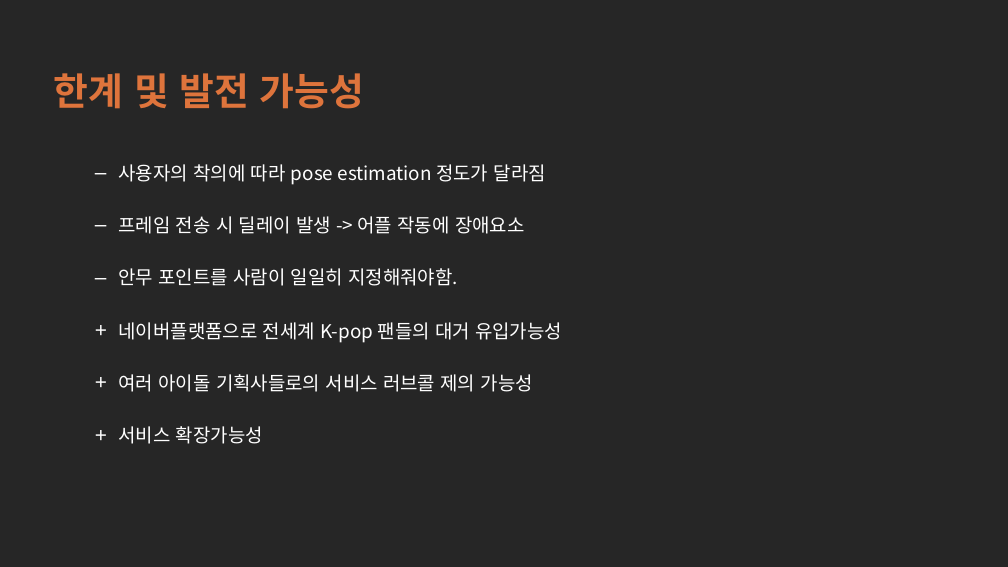
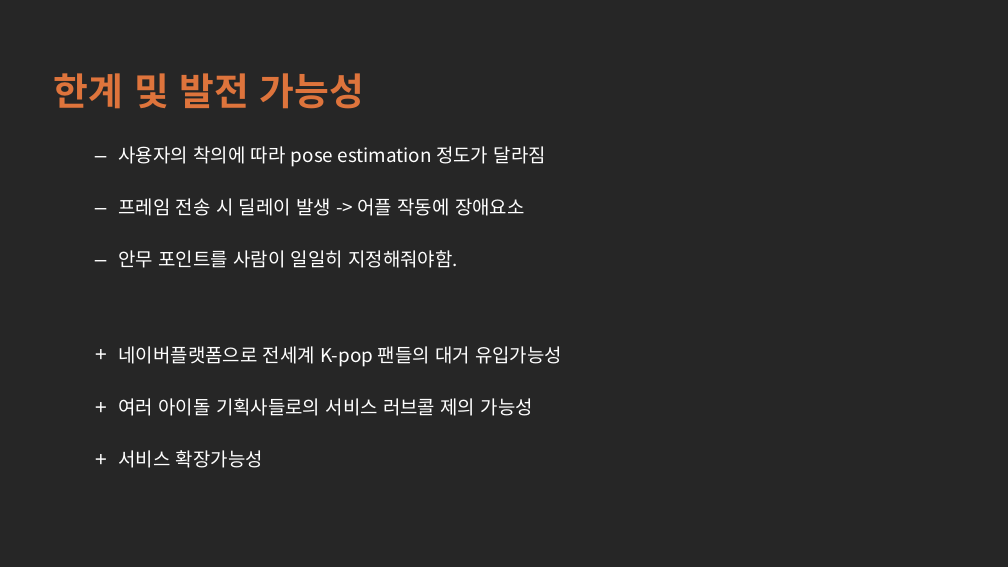
Before and after one commit to jionchu/DancingStar, a slide deck: slide 7 of docs/dancing star.pptx. Drawn at 1008x567 pixels with LibreOffice and Linux fonts; fonts in the diff are those of the drawing. Boxes give left, top, right and bottom in pixels: in the first picture for what was removed or moved away, otherwise in the second. Text is boxed around its words. In the diff, an @@ line names an element or a change of style, - is before the commit and + after.

```diff
--- a/docs/dancing star.pptx
+++ b/docs/dancing star.pptx
@@ text "사용자의 착의에 따라 pose estimation ...": place and size @@
-text "사용자의 착의에 따라 pose estimation ..." at <box>119,164,546,286</box>
+text "사용자의 착의에 따라 pose estimation ..." at <box>119,146,546,268</box>
@@ text "네이버플랫폼으로 전세계 K-pop 팬들의 대거 ...": place and size @@
-text "네이버플랫폼으로 전세계 K-pop 팬들의 대거 ..." at <box>119,322,562,444</box>
+text "네이버플랫폼으로 전세계 K-pop 팬들의 대거 ..." at <box>119,346,562,468</box>
```
Also in this commit, not shown: 1 other slide changed.
